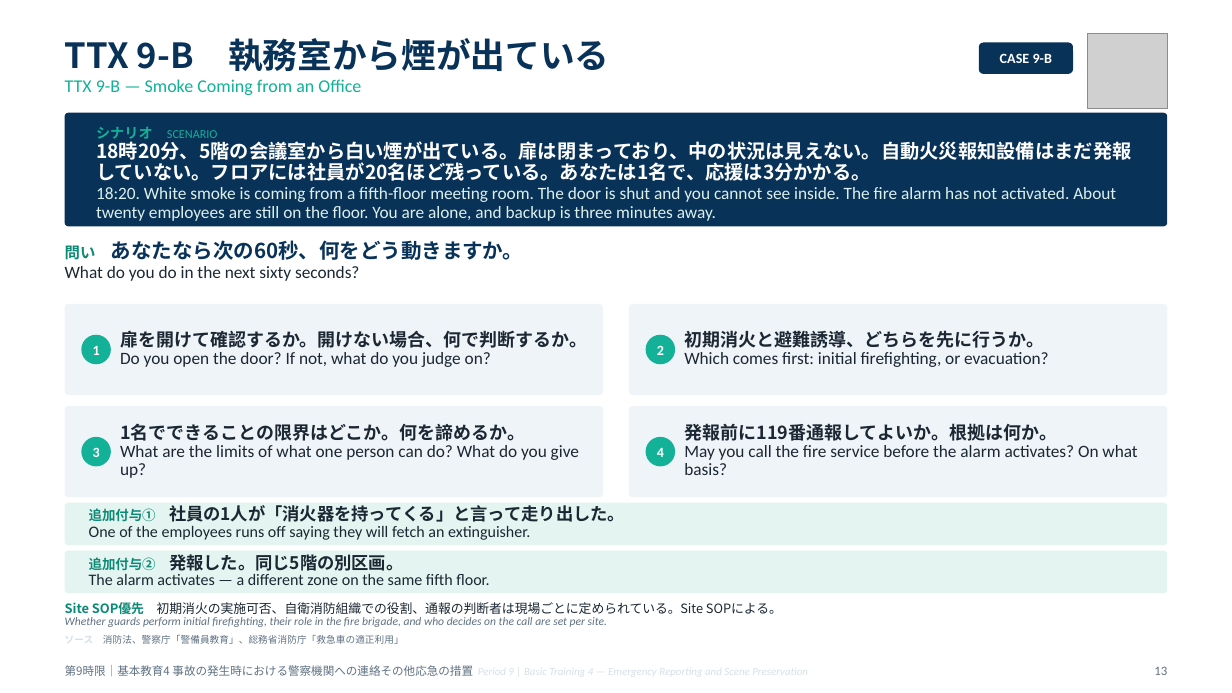
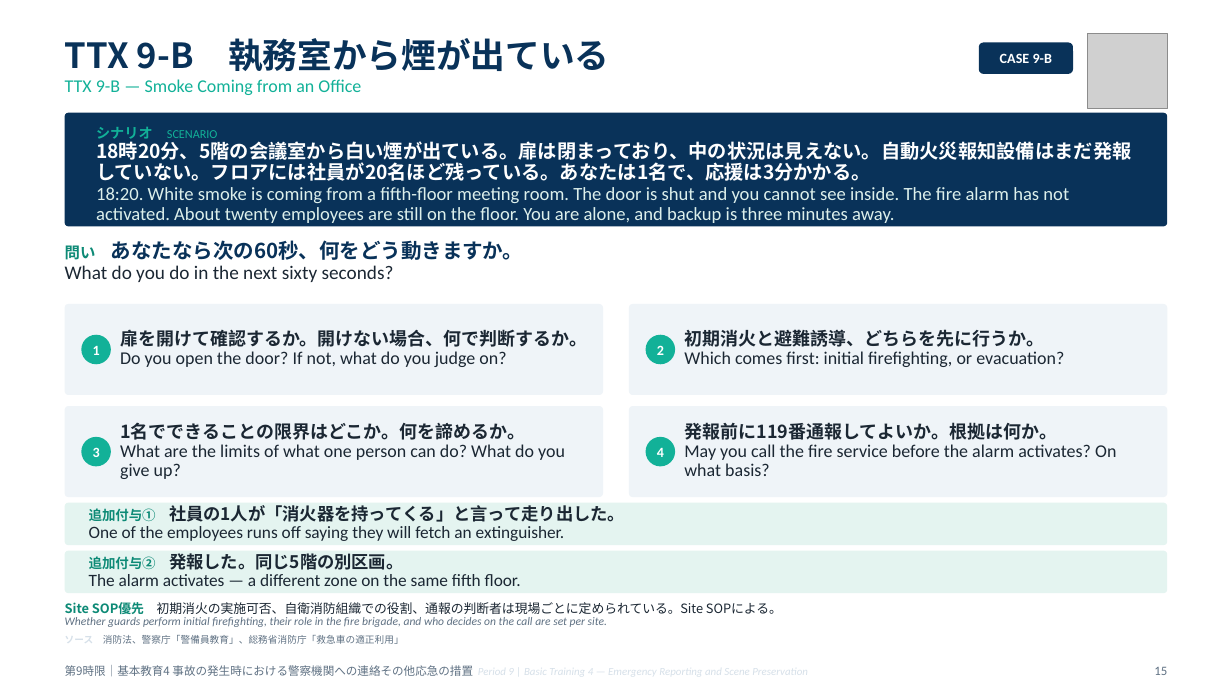
Before and after one commit to hrsmhiroshi-cpu/Training-, a slide deck: slide 15 of decks/05_9限_通報と現場保存.pptx (slide 13 before the commit). Drawn at 1232x693 pixels with LibreOffice and Linux fonts; fonts in the diff are those of the drawing; grey boxes stand for pictures. Boxes give left, top, right and bottom in pixels: in the first picture for what was removed or moved away, otherwise in the second. Text is boxed around its words. In the diff, an @@ line names an element or a change of style, - is before the commit and + after.

```diff
--- a/decks/05_9限_通報と現場保存.pptx
+++ b/decks/05_9限_通報と現場保存.pptx
@@ text at bbox=[96, 187, 1069, 223]: size 13.5 to 14.5 pt in "18:20. White smoke is coming from a ..." @@
@@ text at bbox=[65, 265, 394, 282]: size 13.5 to 15 pt in "What do you do in the next ..." @@
@@ text at bbox=[120, 351, 506, 367]: size 13.5 to 14 pt in "Do you open the door? If not, ..." @@
@@ text at bbox=[684, 351, 1064, 367]: size 13.5 to 14 pt in "Which comes first: initial firefighting, or evacuation?" @@
@@ text at bbox=[120, 444, 565, 479]: size 13.5 to 14 pt in "What are the limits of what one ..." @@
@@ text at bbox=[684, 444, 1116, 476]: size 13.5 to 14 pt in "May you call the fire service before ..." @@
@@ text at bbox=[89, 526, 565, 541]: size 12.5 to 13.5 pt in "One of the employees runs off saying ..." @@
@@ text at bbox=[89, 574, 521, 586]: size 12.5 to 13.5 pt in "The alarm activates — a different zone ..." @@
@@ text at bbox=[1154, 667, 1167, 675]: text changed @@
-13
+15
```
Also in this commit, not shown: 12 other slides changed, 2 slides added, 17 other files.
